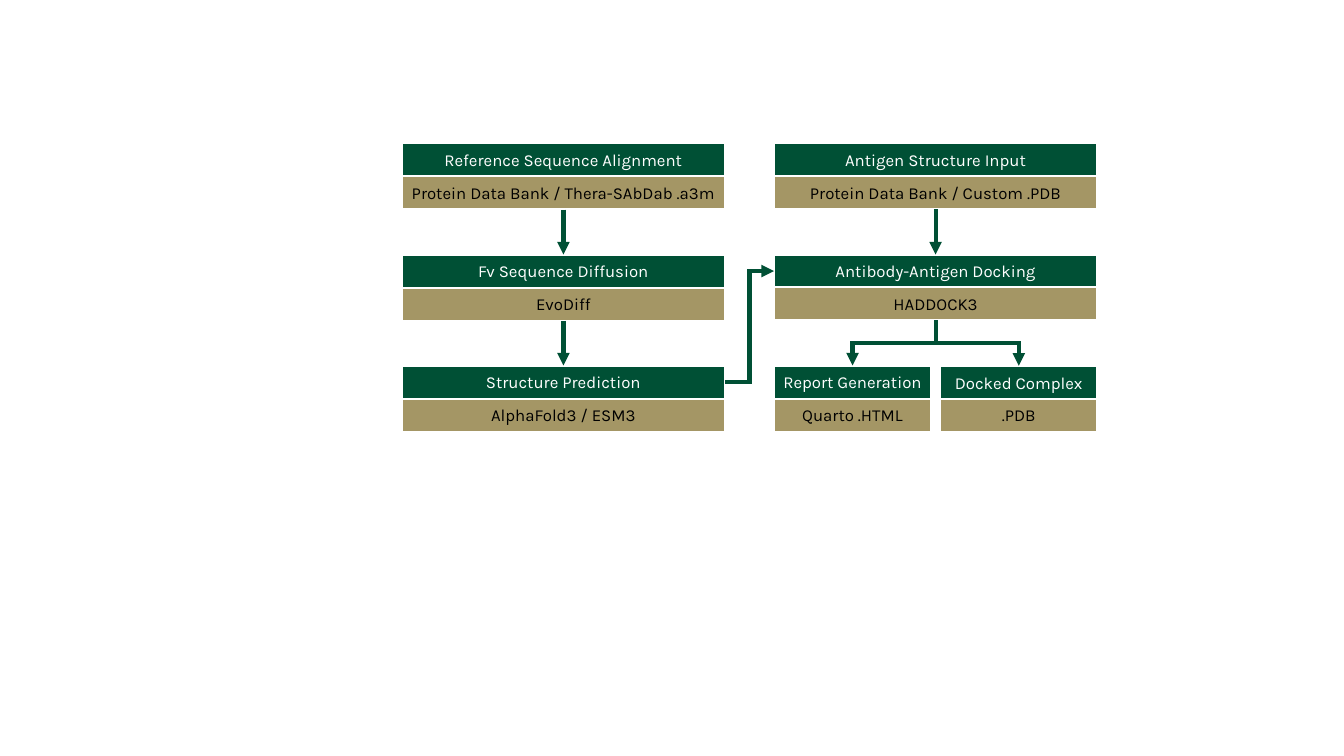
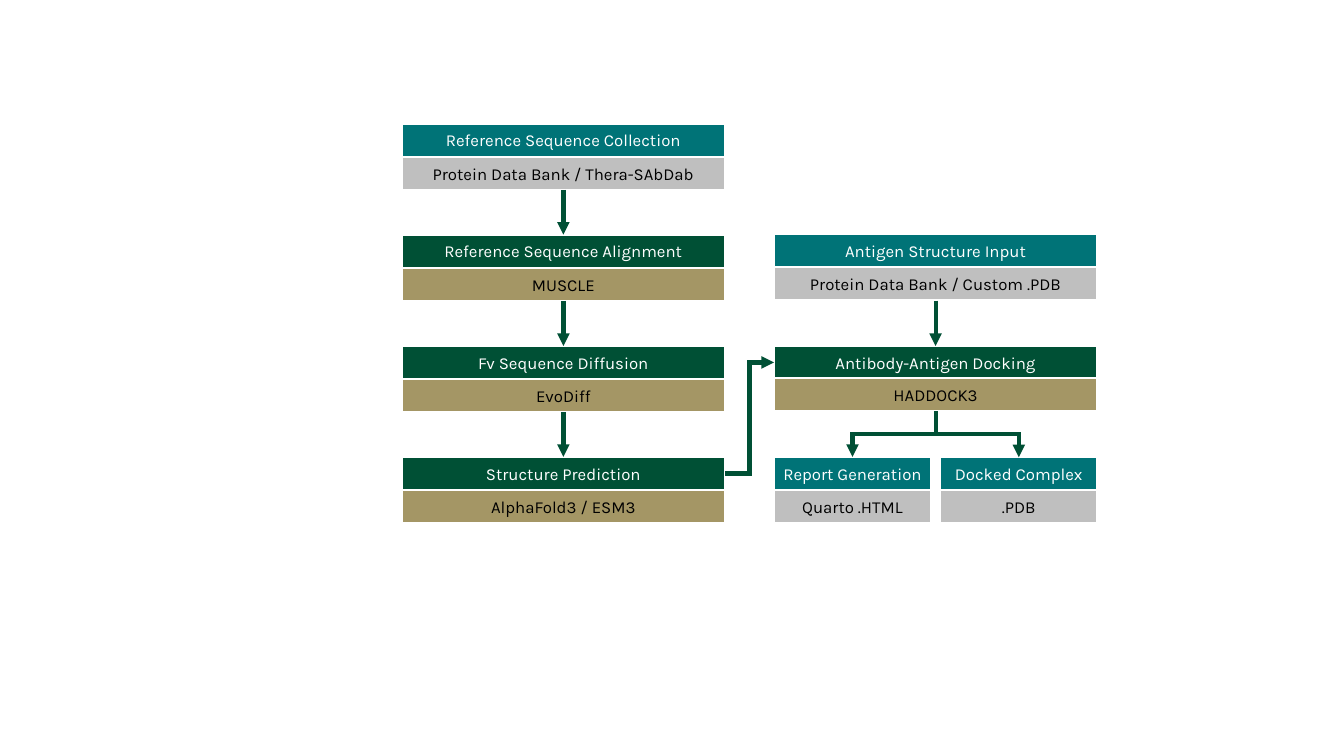
Before and after one commit to Santollan/Frankies, a slide deck: slide 1 of paper/workflow.pptx. Drawn at 1344x756 pixels with LibreOffice and Linux fonts; fonts in the diff are those of the drawing. Boxes give left, top, right and bottom in pixels: in the first picture for what was removed or moved away, otherwise in the second. Text is boxed around its words. In the diff, an @@ line names an element or a change of style, - is before the commit and + after.

```diff
--- a/paper/workflow.pptx
+++ b/paper/workflow.pptx
@@ rectangle added at [402,124,726,157], fill #007377, outline #FFFFFF 1.5 pt, 12 pt, text #FFFFFF @@
+Reference Sequence Collection
@@ fill #A49665 to #BFBFBF in 4 elements at [774,267,1098,300], [774,490,932,523], [941,490,1098,523], [402,156,726,190] @@
@@ rectangle "Protein Data Bank / Thera-SAbDab": place and size @@
-rectangle "Protein Data Bank / Thera-SAbDab" at [402,176,726,210]
+rectangle "Protein Data Bank / Thera-SAbDab" at [402,156,726,190]
@@ text in rectangle at [433,168,693,180]: text changed @@
-Protein Data Bank / Thera-SAbDab .a3m
+Protein Data Bank / Thera-SAbDab
@@ arrow added from (564, 190) to (564, 235), #005035 3 pt @@
@@ rectangle added at [402,268,726,301], fill #A49665, outline #FFFFFF 1.5 pt, 12 pt, text #000000 @@
+MUSCLE
@@ 13 rectangles, 3 elbow arrows, 3 arrows: place and size @@
-13 rectangles, 3 elbow arrows, 3 arrows at [402,143,1098,432]
+13 rectangles, 3 elbow arrows, 3 arrows at [402,234,1098,523]
@@ fill #005035 to #007377 in 3 elements at [774,457,932,490], [774,234,1098,267], [941,458,1098,491] @@
```
